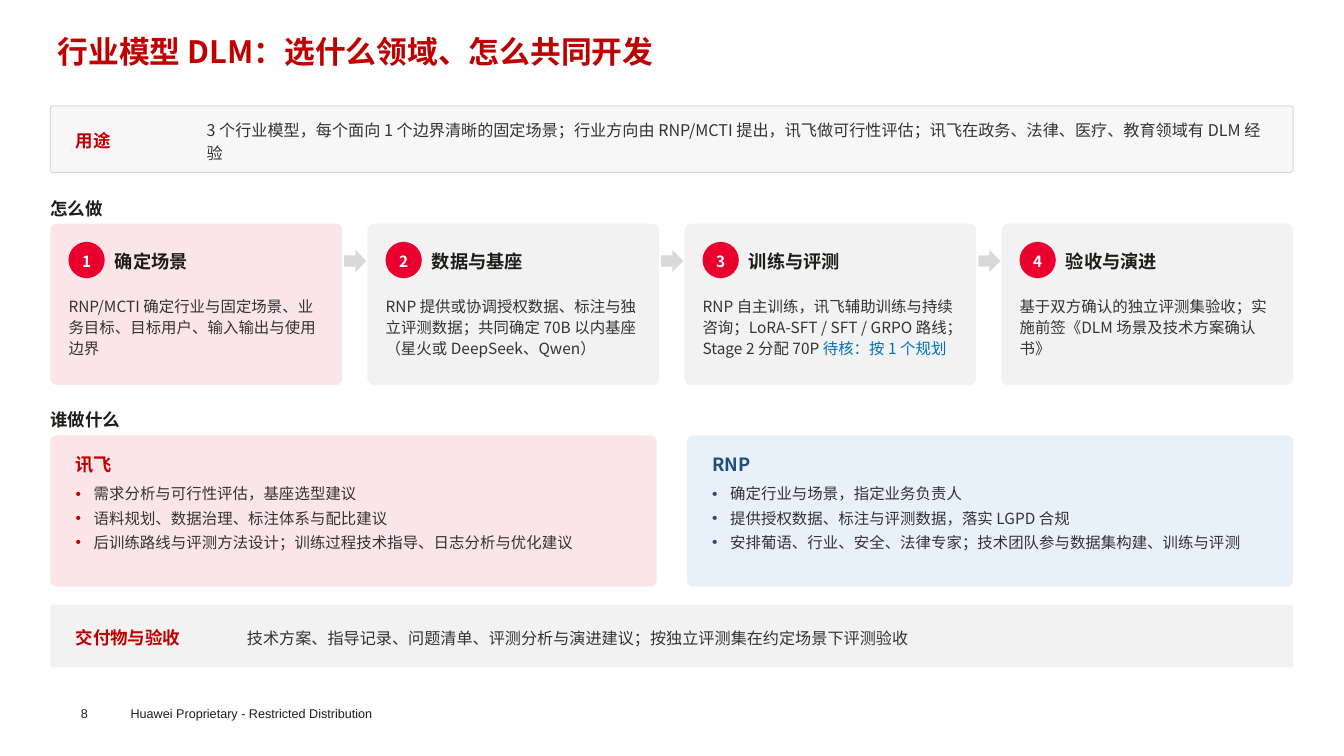
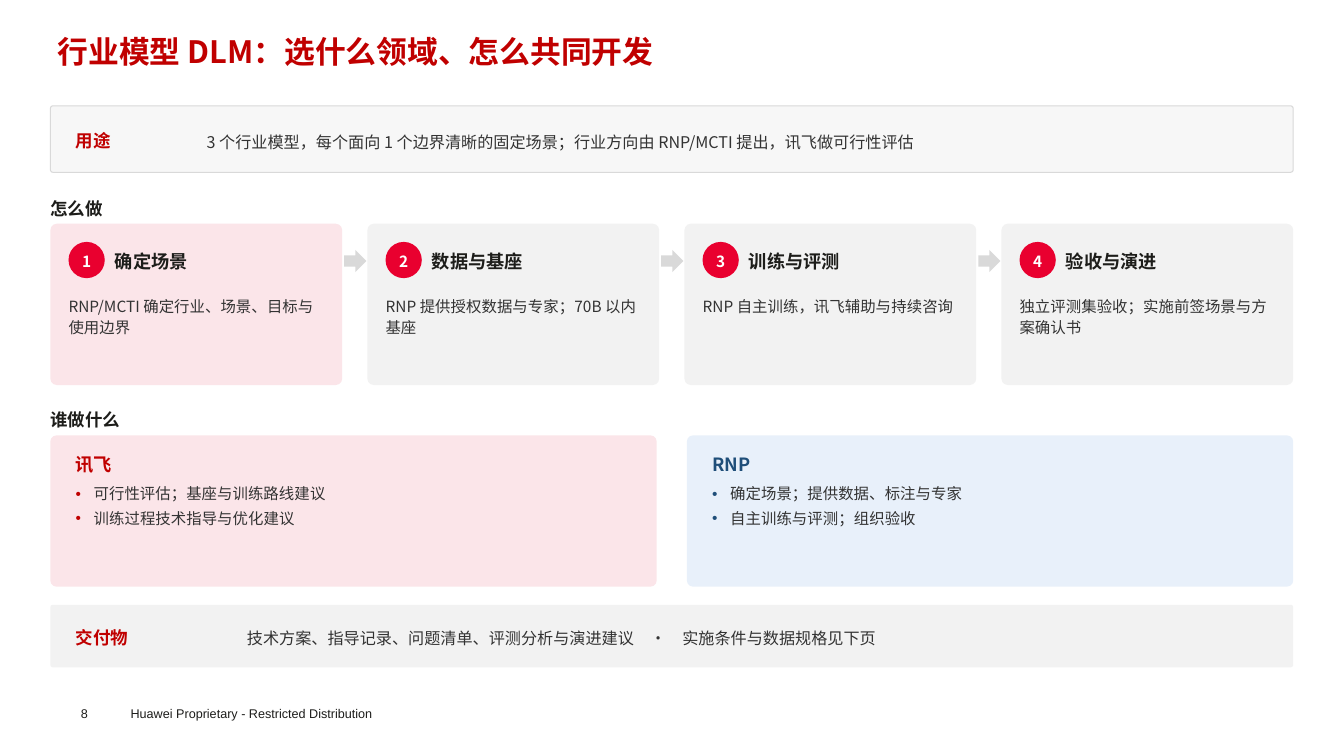
Before and after one commit to chyhcs/wyyh, a slide deck: slide 8 of RNP-讯飞交流-会议版.pptx. Drawn at 1344x756 pixels with LibreOffice and Linux fonts; fonts in the diff are those of the drawing; background and template pictures are left out. Boxes give left, top, right and bottom in pixels: in the first picture for what was removed or moved away, otherwise in the second. Text is boxed around its words. In the diff, an @@ line names an element or a change of style, - is before the commit and + after.

```diff
--- a/RNP-讯飞交流-会议版.pptx
+++ b/RNP-讯飞交流-会议版.pptx
@@ text at bbox=[207, 134, 913, 151]: text changed @@
-3 个行业模型，每个面向 1 个边界清晰的固定场景；行业方向由 RNP/MCTI 提出，讯飞做可行性评估；讯飞在政务、法律、医疗、教育领域有 DLM 经验
+3 个行业模型，每个面向 1 个边界清晰的固定场景；行业方向由 RNP/MCTI 提出，讯飞做可行性评估
@@ text at bbox=[69, 299, 313, 335]: text changed @@
-RNP/MCTI 确定行业与固定场景、业务目标、目标用户、输入输出与使用边界
+RNP/MCTI 确定行业、场景、目标与使用边界
@@ text at bbox=[386, 299, 636, 334]: text changed @@
-RNP 提供或协调授权数据、标注与独立评测数据；共同确定 70B 以内基座（星火或 DeepSeek、Qwen）
+RNP 提供授权数据与专家；70B 以内基座
@@ text at bbox=[703, 299, 953, 314]: text changed @@
-RNP 自主训练，讯飞辅助训练与持续咨询；LoRA-SFT / SFT / GRPO 路线；Stage 2 分配 70P 待核：按 1 个规划
+RNP 自主训练，讯飞辅助与持续咨询
@@ text at bbox=[1020, 299, 1267, 334]: text changed @@
-基于双方确认的独立评测集验收；实施前签《DLM 场景及技术方案确认书》
+独立评测集验收；实施前签场景与方案确认书
@@ text at bbox=[94, 486, 326, 526]: text changed @@
-• 需求分析与可行性评估，基座选型建议
-• 语料规划、数据治理、标注体系与配比建议
-• 后训练路线与评测方法设计；训练过程技术指导、日志分析与优化建议
+• 可行性评估；基座与训练路线建议
+• 训练过程技术指导与优化建议
@@ text at bbox=[730, 486, 962, 526]: text changed @@
-• 确定行业与场景，指定业务负责人
-• 提供授权数据、标注与评测数据，落实 LGPD 合规
-• 安排葡语、行业、安全、法律专家；技术团队参与数据集构建、训练与评测
+• 确定场景；提供数据、标注与专家
+• 自主训练与评测；组织验收
@@ text at bbox=[76, 629, 128, 646]: text changed @@
-交付物与验收
+交付物
@@ text at bbox=[247, 630, 876, 646]: text changed @@
-技术方案、指导记录、问题清单、评测分析与演进建议；按独立评测集在约定场景下评测验收
+技术方案、指导记录、问题清单、评测分析与演进建议 · 实施条件与数据规格见下页
```
Also in this commit, not shown: 8 other slides changed, 1 other file.
